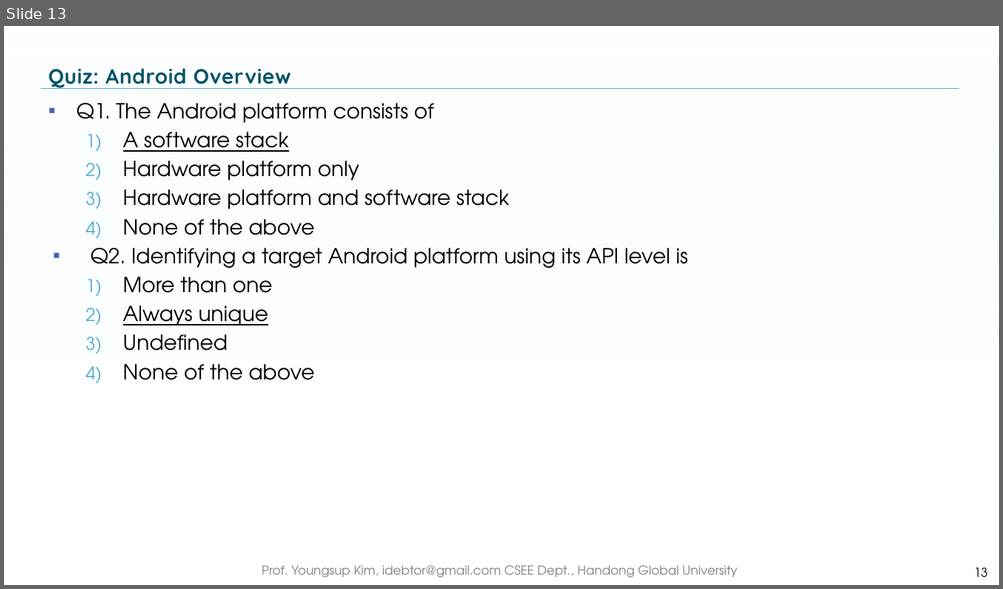
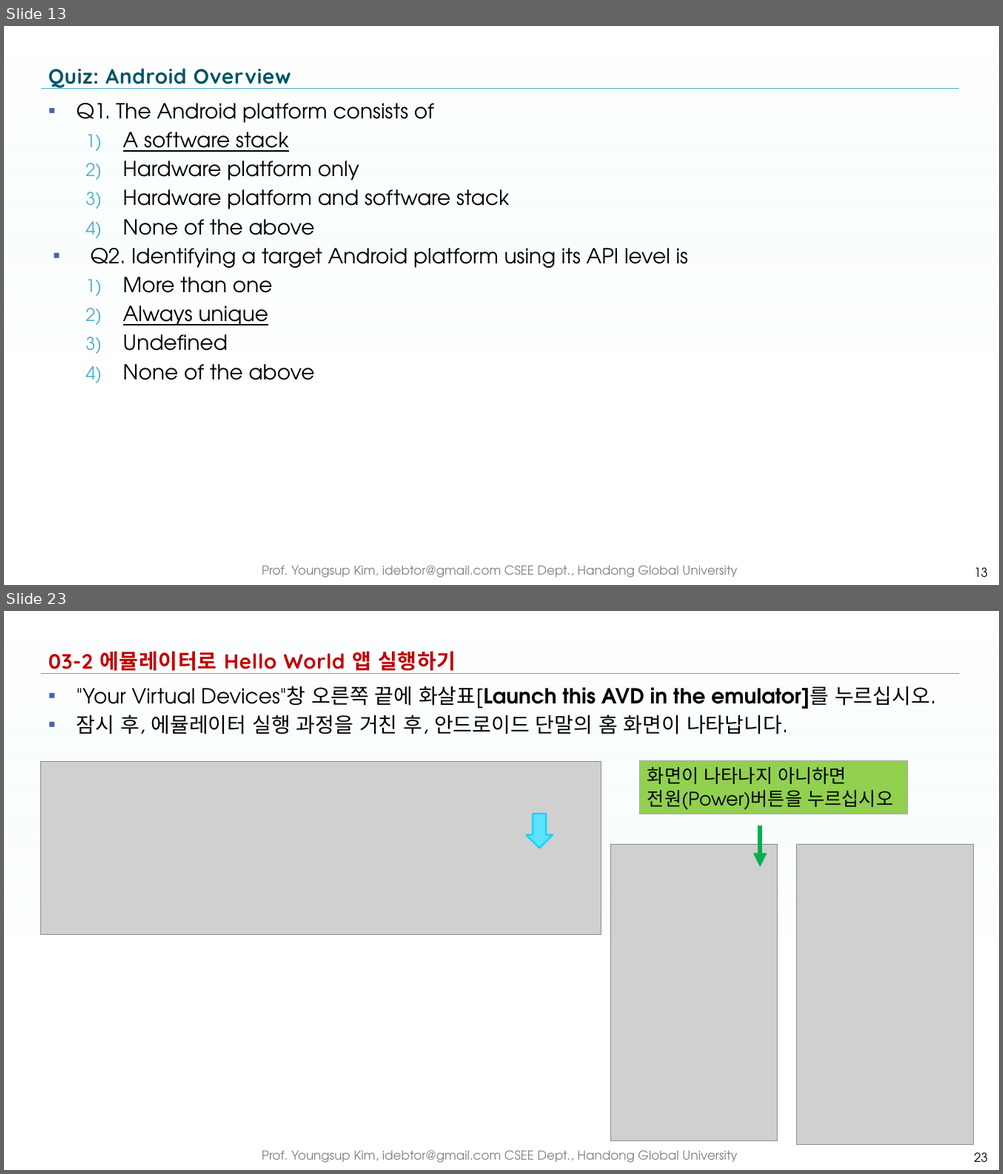
Before and after one commit to idebtor/KOICA-ML, a slide deck: ppt-pdf/template01.pptx. Shown one above the other, each under a label of ours: slide 13 before the commit, slides 13 and 23 after it; the slides between them are not shown. The pictures are 1003x589 and 1003x1174 pixels, drawn with LibreOffice and Linux fonts; fonts in the diff are those of the drawing; grey boxes stand for pictures; background and template pictures are left out. Boxes give left, top, right and bottom in pixels: in the first picture for what was removed or moved away, otherwise in the second. Text is boxed around its words. In the diff, an @@ line names an element or a change of style, - is before the commit and + after.

```diff
--- a/ppt-pdf/template01.pptx
+++ b/ppt-pdf/template01.pptx
@@ slide 23 added at (4,611,999,1170), background picture (left out); not listed: 3 template elements that a slide beside it also shows @@
@@ title added at (48,651,455,674), 20 pt, text #C00000, bold @@
+03-2 에뮬레이터로 Hello World 앱 실행하기
@@ text added at (77,686,936,735), 20 pt, text #000000 @@
+▪ "Your Virtual Devices"창 오른쪽 끝에 화살표[Launch this AVD in the emulator]를 누르십시오.
+▪ 잠시 후, 에뮬레이터 실행 과정을 거친 후, 안드로이드 단말의 홈 화면이 나타납니다.
@@ picture added at (41,762,601,936) @@
@@ rectangle added at (640,761,908,814), fill #92D050, outline #A6A6A6 0.75 pt, 18 pt, text #000000 @@
+화면이 나타나지 아니하면
+전원(Power)버튼을 누르십시오
@@ down arrow added at (526,814,553,849), fill #5CE2FF, outline #0AD4FF 1.5 pt @@
@@ arrow added from (760, 826) to (760, 868), #00B050 4.5 pt @@
@@ picture added at (611,845,778,1141) @@
@@ picture added at (797,845,973,1145) @@
@@ page number added at (973,1153,987,1162), 12 pt, text #000000 @@
+23
```
Also in this commit, not shown: 7 slides changed, 11 other slides added, 1 other file.
